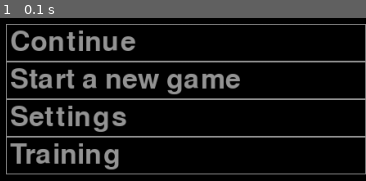
Above: before the commit, frame 1.
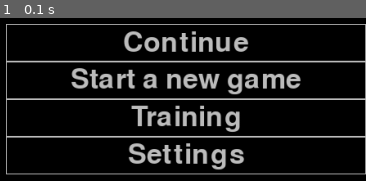
Above: after the commit, the same moment.

Repository: v-like-engine/the-cage-of-mage-pygame
Game: pygame game, started from main.py
Two runs of this game, one before a commit and one after it. Both use one fixed random seed, a clock stepped at 60 frames per second and the inputs below.
Inputs:
- Up to frame 1 (0.1 s): no input

The runs differ from the first frame. In frame 1, 22% of the frame differs, in the area x 1-100%, y 3-96%.

Commit message:
Change architecture (sprite instead of rect)

Diff:
--- a/main.py
+++ b/main.py
@@ -1,6 +1,6 @@
 import pygame
 
-from main_menu import MainMenu
+from main_menu import MainMenuButton
 
 
 class Game:
@@ -18,11 +18,6 @@
                 self.handle_event(event)
             self.loop()
             self.render()
-            try:
-                main_menu = MainMenu(self.width, self.height, self.screen, event.pos, event=self.is_mouse_button_down)
-            except AttributeError:
-                main_menu = MainMenu(self.width, self.height, self.screen, event=self.is_mouse_button_down)
-            main_menu.all_sprites.draw(self.screen)
             pygame.display.flip()
         pygame.quit()
 
@@ -40,10 +35,39 @@
 class TheCageOfMage(Game):
     def __init__(self, width, height):
         super().__init__(width, height)
+        self.is_mouse_button_down = False
+        self.buttons_sprites = pygame.sprite.Group()
+        self.buttons = []
+        self.draw_buttons()
         self.execute()
-        self.is_mouse_button_up = False
-        self.is_mouse_button_down = False
-        # Сюда необходимо добавить информацию о поле
+
+    def draw_buttons(self):
+        try:
+            self.x = self.width // 5 * 3
+            self.y = self.height // 2
+            texts = ['Continue', 'Start a new game', 'Training', 'Settings']
+            for i in range(len(texts)):
+                new_btn = MainMenuButton(self.buttons_sprites, self.screen, self.x, self.y + self.height // 15 * i,
+                                         self.width, self.height,
+                                         self.is_mouse_button_down, texts[i])
+                self.buttons.append(new_btn)
+                self.buttons_sprites.add(new_btn)
+        except AttributeError:
+            pass
+
+    def execute(self):
+        while self.running:
+            for event in pygame.event.get():
+                self.handle_event(event)
+            self.loop()
+            self.buttons_sprites.update()
+            self.render()
+            self.buttons_sprites.draw(self.screen)
+            pygame.display.flip()
+        self.terminate()
+
+    def terminate(self):
+        pygame.quit()
 
     def handle_event(self, event):
         super().handle_event(event)
--- a/main_menu.py
+++ b/main_menu.py
@@ -6,104 +6,41 @@
 from training import Training
 
 
-class MainMenu():
-    def __init__(self, width, height, screen, mouse_coords=None, event=None):
+class MainMenuButton(pygame.sprite.Sprite):
+    def __init__(self, group, screen, x, y, width, height, event, text):
+        super().__init__(group)
+        self.group = group
         self.screen = screen
-        self.mouse_coords = mouse_coords
         self.event = event
         self.width = width
         self.height = height
-        self.color = (150, 150, 150)
-        self.all_buttons = {}
-        self.buttons()
+        self.w = self.width // 5 * 2
+        self.h = self.height // 15
+        self.x = x
+        self.y = y
+        self.image = pygame.Surface([self.w, self.h])
+        self.rect = self.image.get_rect()
+        self.rect.x = self.x
+        self.rect.y = self.y
+        self.color = pygame.Color('grey')
+        pygame.draw.rect(self.image, self.color, (0, 0, self.w, self.h), 1)
+
+        self.font = pygame.font.Font(None, 50)
+        self.text = self.font.render(text, 1, self.color)
+        self.image.blit(self.text, (self.w // 2 - self.text.get_width() // 2,
+                                    self.h // 2 - self.text.get_height() // 2))
 
         self.all_sprites = pygame.sprite.Group()
         self.web = 'web.jpg'
         self.web = self.load_image(self.web)
-
-        if self.mouse_coords:
-            self.is_mouse_on_button()
 
 
     def load_image(self, name):
         fullname = path.join('data', name)
         image = pygame.image.load(fullname).convert()
         return image
-
-    def is_mouse_on_button(self):
-        for button in self.all_buttons:
-            x = self.all_buttons[button][0]
-            y = self.all_buttons[button][1]
-            x1 = self.all_buttons[button][2]
-            y1 = self.all_buttons[button][3]
-            if x <= self.mouse_coords[0] <= x1 and y <= self.mouse_coords[1] <= y1:
-                self.highlighting(x, y, x1, y1)
-                self.start_game(button)
-                break
-
-    def start_game(self, button_text):
-        if button_text == 'continue' and self.event == True:
-            level = Level1()
-        if button_text == 'new_game' and self.event == True:
-            level = Level1()
-        if button_text == 'training' and self.event == True:
-            level = Training()
-
-    def highlighting(self, x, y, x1, y1):
-        pygame.draw.rect(self.screen, pygame.Color('white'), (x + 2, y + 2, x1 - x - 2, y1 - y - 2), 1)
-
-    def buttons(self):
-        self.font = pygame.font.Font(None, 50)
-        self.button_new_game()
-        self.button_continue()
-        self.button_settings()
-        self.button_training()
-
-    def button_location(self):
-        self.rect_w = self.width // 5 * 2
-        self.rect_h = self.height // 15
-        self.rect_x = self.width // 5 * 3
-
-    def button_continue(self):
-        self.text = self.font.render("Continue", 1, self.color)
-        self.button_location()
-        self.rect_y = self.height // 2
-        self.rect = (self.screen, self.color, (self.rect_x, self.rect_y,
-                                                           self.rect_w, self.rect_h), 1)
-        self.screen.blit(self.text, (self.rect_x + 5, self.rect_y + 5))
-        self.all_buttons['continue'] = (self.rect_x, self.rect_y,
-                                        self.rect_x + self.rect_w, self.rect_y + self.rect_h)
-        pygame.draw.rect(self.rect[0], self.rect[1], self.rect[2], self.rect[3])
-
-    def button_new_game(self):
-        self.text = self.font.render("Start a new game", 1, self.color)
-        self.button_location()
-        self.rect_y = self.height // 2 + self.rect_h
-        self.rect = (self.screen, self.color, (self.rect_x, self.rect_y,
-                                                self.rect_w, self.rect_h), 1)
-        self.screen.blit(self.text, (self.rect_x + 5, self.rect_y + 5))
-        self.all_buttons['new_game'] = (self.rect_x, self.rect_y,
-                                        self.rect_x + self.rect_w, self.rect_y + self.rect_h)
-        pygame.draw.rect(self.rect[0], self.rect[1], self.rect[2], self.rect[3])
-
-    def button_settings(self):
-        self.text = self.font.render("Settings", 1, self.color)
-        self.button_location()
-        self.rect_y = self.height // 2 + self.rect_h * 2
-        self.rect = (self.screen, self.color, (self.rect_x, self.rect_y,
-                                                self.rect_w, self.rect_h), 1)
-        self.screen.blit(self.text, (self.rect_x + 5, self.rect_y + 5))
-        self.all_buttons['settings'] = (self.rect_x, self.rect_y,
-                                        self.rect_x + self.rect_w, self.rect_y + self.rect_h)
-        pygame.draw.rect(self.rect[0], self.rect[1], self.rect[2], self.rect[3])
-
-    def button_training(self):
-        self.text = self.font.render("Training", 1, self.color)
-        self.button_location()
-        self.rect_y = self.height // 2 + self.rect_h * 3
-        self.rect = (self.screen, self.color, (self.rect_x, self.rect_y,
-                                               self.rect_w, self.rect_h), 1)
-        self.screen.blit(self.text, (self.rect_x + 5, self.rect_y + 5))
-        self.all_buttons['training'] = (self.rect_x, self.rect_y,
-                                        self.rect_x + self.rect_w, self.rect_y + self.rect_h)
-        pygame.draw.rect(self.rect[0], self.rect[1], self.rect[2], self.rect[3])
+'''
+    def highlighting(self):
+        light = pygame.Rect(2, 2, self.w - 2, self.h - 2)
+        pygame.draw.rect(self.light_image, pygame.Color('white'), light, 1)
+'''
